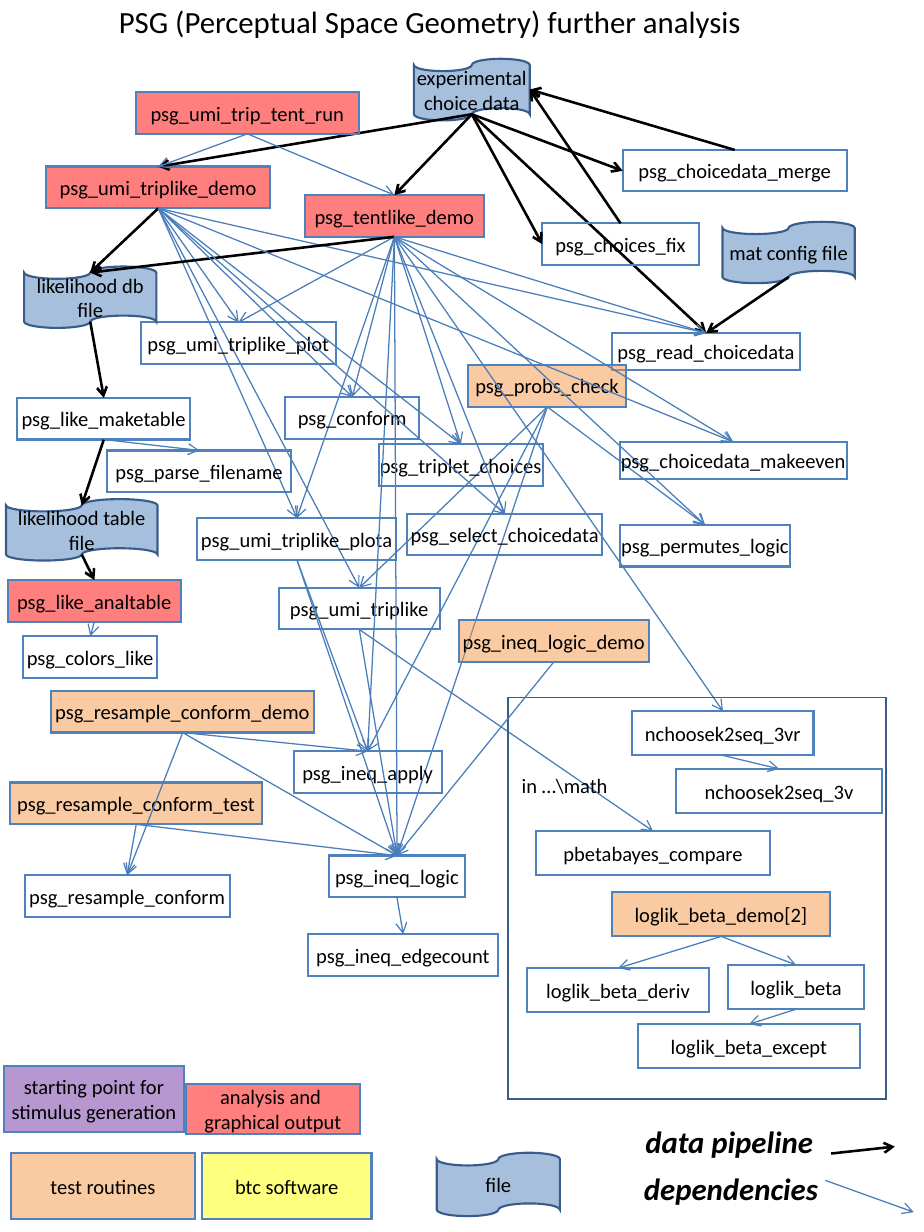
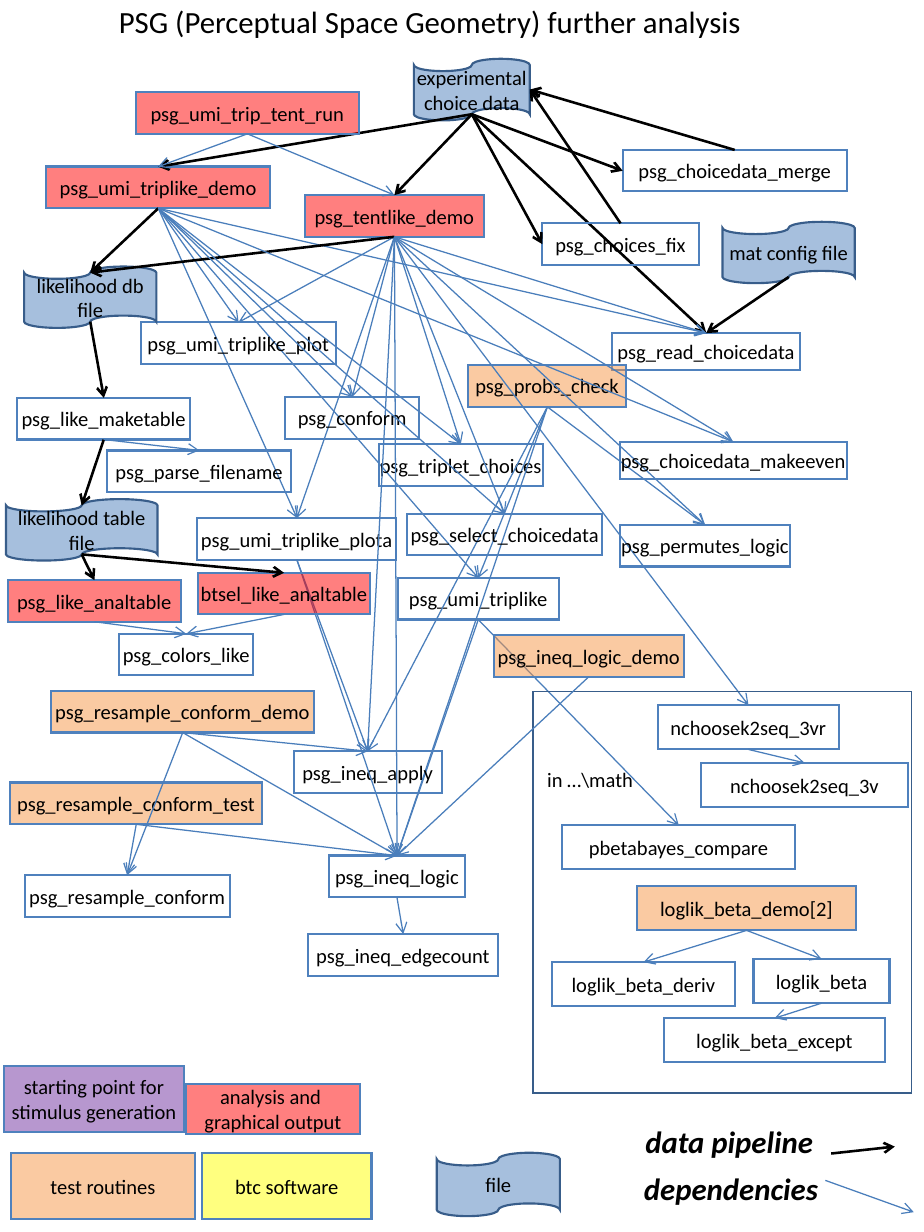
Before and after one commit to jvlab/perceptual_space_geometry, a slide deck: slide 4 of psg-code/psg_howto.ppt. Drawn at 924x1232 pixels with LibreOffice and Linux fonts; fonts in the diff are those of the drawing. Boxes give left, top, right and bottom in pixels: in the first picture for what was removed or moved away, otherwise in the second. Text is boxed around its words. In the diff, an @@ line names an element or a change of style, - is before the commit and + after.

```diff
--- a/psg-code/psg_howto.ppt
+++ b/psg-code/psg_howto.ppt
@@ arrow moved from (158, 208) - (360, 588) to (158, 208) - (478, 578) @@
@@ arrow moved from (394, 237) - (723, 711) to (394, 237) - (749, 705) @@
@@ arrow moved from (547, 407) - (360, 588) to (547, 407) - (478, 578) @@
@@ arrow added from (81, 554) to (285, 573), #000000 1.5 pt @@
@@ rectangle added at (197,573,370,615), fill #FF0000 at 50% opacity, outline #4F81BD 1.25 pt, 12 pt, text #000000 @@
+btsel_like_analtable
@@ rectangle "psg_umi_triplike": place and size @@
-rectangle "psg_umi_triplike" at (278,588,440,630)
+rectangle "psg_umi_triplike" at (398,578,559,620)
@@ arrow moved from (95, 622) - (90, 636) to (95, 622) - (186, 633) @@
@@ arrow added from (285, 615) to (186, 633), #4A7EBB 0.74 pt @@
@@ arrow moved from (360, 630) - (397, 855) to (478, 620) - (397, 856) @@
@@ arrow moved from (360, 630) - (653, 832) to (478, 620) - (679, 825) @@
@@ rectangle "psg_colors_like": place and size @@
-rectangle "psg_colors_like" at (23,636,158,678)
+rectangle "psg_colors_like" at (120,633,254,675)
@@ rectangle "psg_ineq_logic_demo": place and size @@
-rectangle "psg_ineq_logic_demo" at (458,620,648,662)
+rectangle "psg_ineq_logic_demo" at (494,634,684,676)
@@ arrow moved from (554, 662) - (397, 855) to (589, 676) - (397, 855) @@
@@ 8 rectangles, 4 arrows, 1 text: place and size @@
-8 rectangles, 4 arrows, 1 text at (508,697,886,1099)
+8 rectangles, 4 arrows, 1 text at (533,691,912,1093)
```
Also in this commit, not shown: 1 other slide changed, 4 other files.
